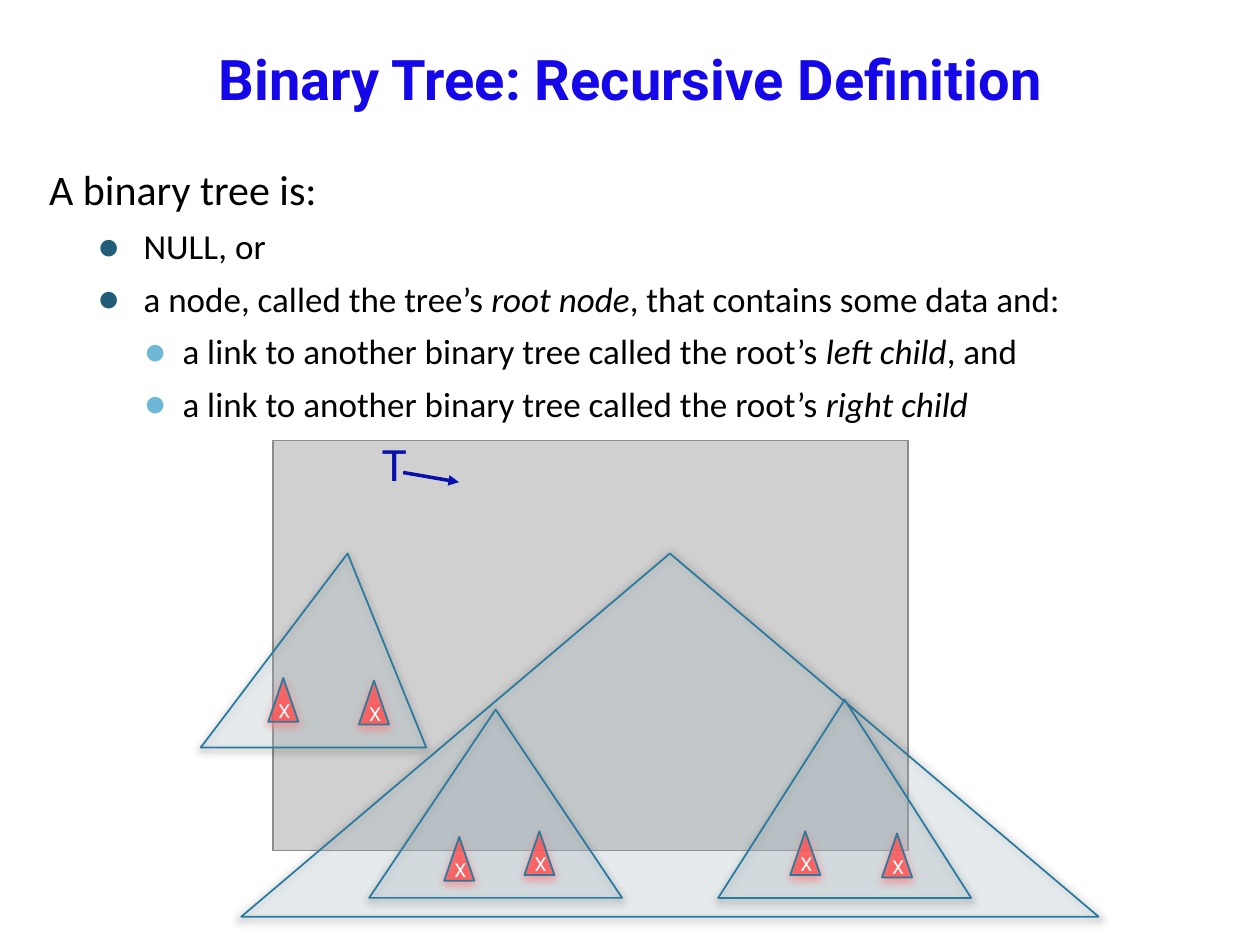
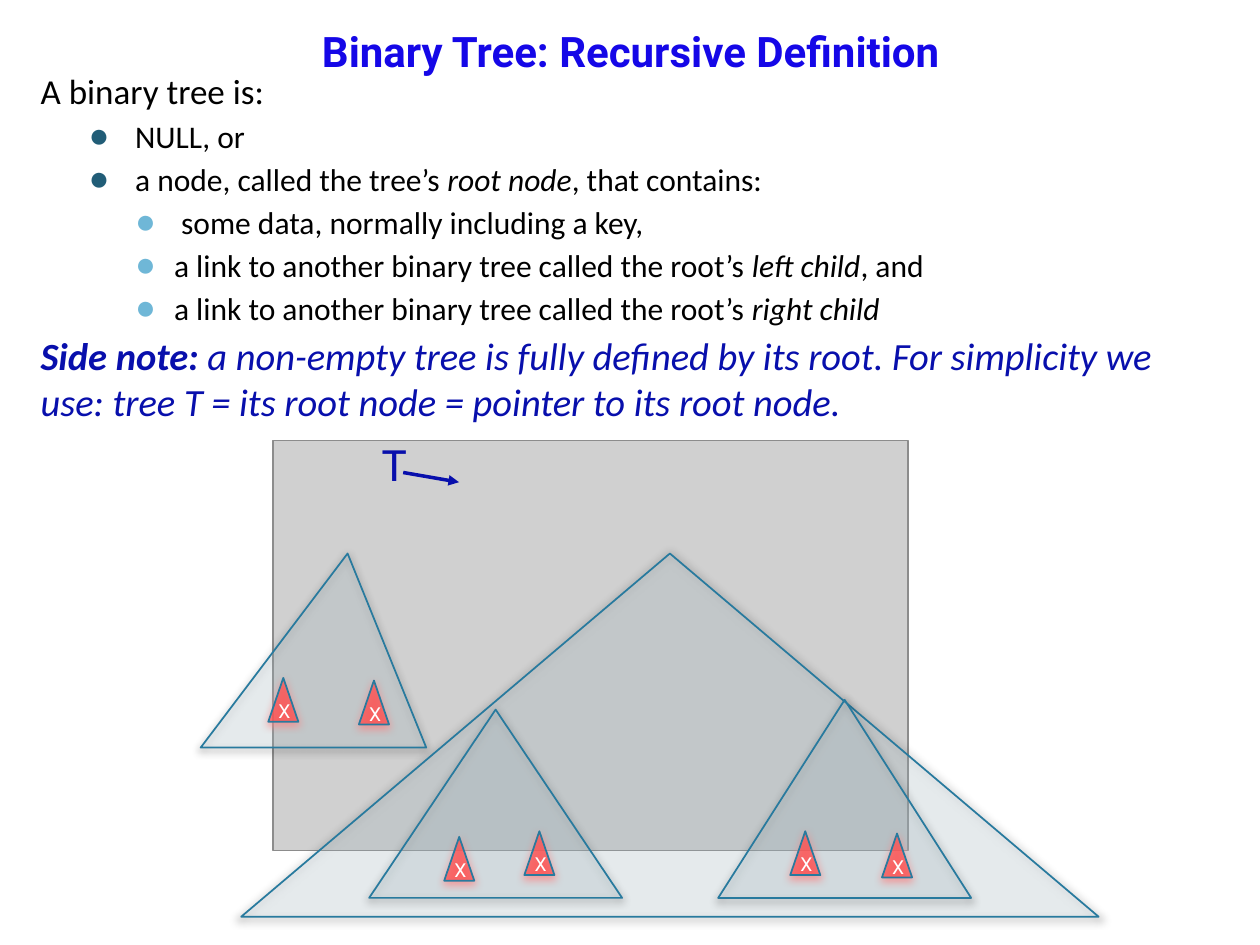
Before and after one commit to anhvir/c207, a slide deck: slide 9 of stud_06_C207_22S1.pptx. Drawn at 1260x945 pixels with LibreOffice and Linux fonts; fonts in the diff are those of the drawing; grey boxes stand for pictures; background and template pictures are left out. Boxes give left, top, right and bottom in pixels: in the first picture for what was removed or moved away, otherwise in the second. Text is boxed around its words. In the diff, an @@ line names an element or a change of style, - is before the commit and + after.

```diff
--- a/stud_06_C207_22S1.pptx
+++ b/stud_06_C207_22S1.pptx
@@ title "Binary Tree: Recursive Definition" at (322, 35, 939, 76): size 32 to 24 pt @@
@@ text "A binary tree is:": place and size @@
-text "A binary tree is:" at (49, 175, 1059, 423)
+text "A binary tree is:" at (41, 79, 1152, 423)
@@ text at (41, 79, 923, 326): size 24 to 20 pt in "A binary tree is:"; size 20 to 18 pt in "NULL, or", "a link to another binary tree called ...", "a link to another binary tree called ..."; less space between paragraphs @@
@@ text at (135, 169, 762, 240): text changed; size 20 to 18 pt @@
-  ● a node, called the tree’s root node, that contains some data and:
+  ● a node, called the tree’s root node, that contains:
+    ● some data, normally including a key,
@@ text at (41, 343, 1152, 423): paragraph added @@
+Side note: a non-empty tree is fully defined by its root. For simplicity we use: tree T = its root node = pointer to its root node.
```
Also in this commit, not shown: 13 other slides changed, 1 other file.
